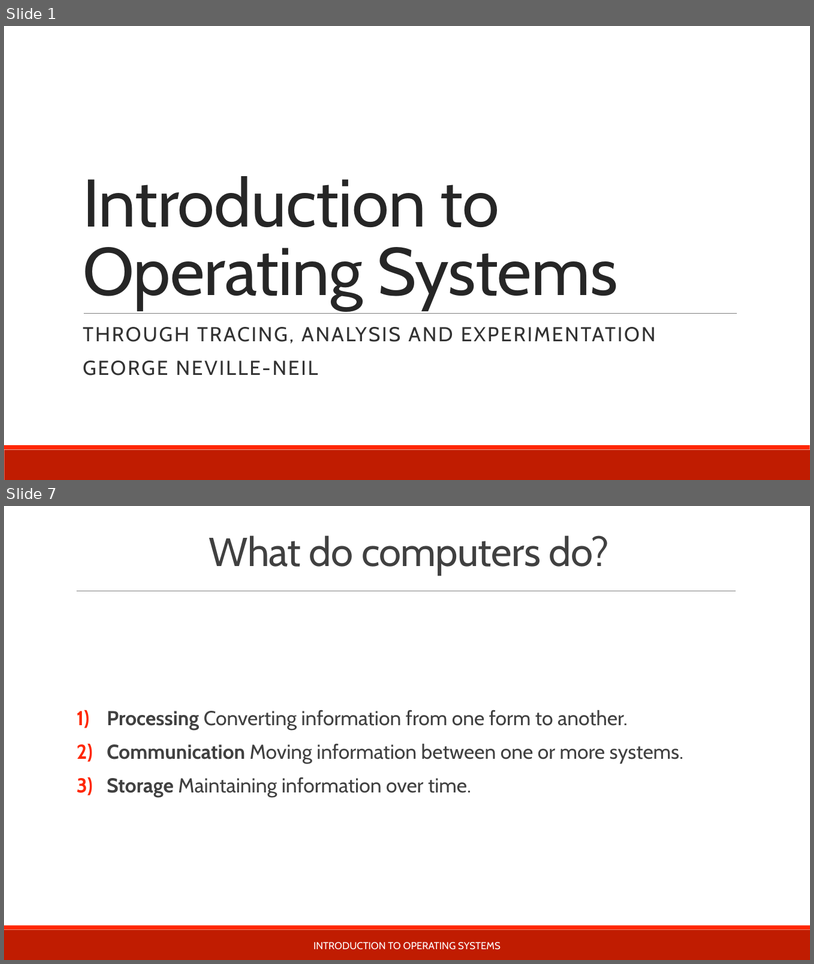
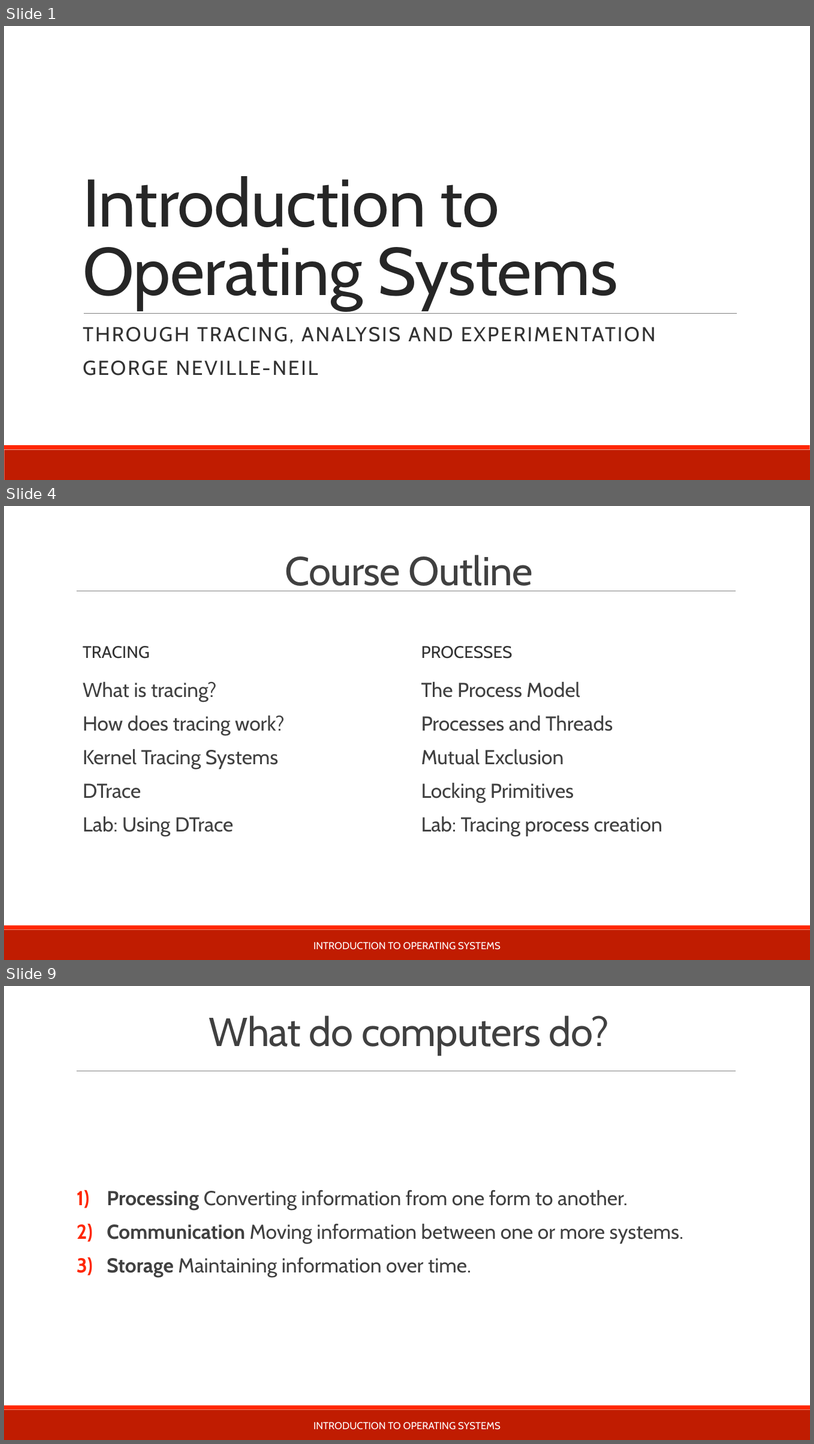
Before and after one commit to teachbsd/course, a slide deck: undergraduate/lectures/introduction.pptx. Shown one above the other, each under a label of ours: slides 1 and 7 before the commit, slides 1, 4 and 9 after it; the slides between them are not shown. The pictures are 814x964 and 814x1444 pixels, drawn with LibreOffice and Linux fonts; fonts in the diff are those of the drawing; background and template pictures are left out. Boxes give left, top, right and bottom in pixels: in the first picture for what was removed or moved away, otherwise in the second. Text is boxed around its words. In the diff, an @@ line names an element or a change of style, - is before the commit and + after.

Commit message:
Complete draft for Darmstadt, Feb 2017 course

```diff
--- a/undergraduate/lectures/introduction.pptx
+++ b/undergraduate/lectures/introduction.pptx
@@ slide 4 added at (4,506,810,960), background #FFFFFF; not listed: 3 template elements that a slide beside it also shows @@
@@ title added at (285,555,533,591), 48 pt, text #404040 @@
+Course Outline
@@ text added at (83,646,150,658), 20 pt, text #323232 @@
+TRACING
@@ text added at (422,646,513,658), 20 pt, text #323232 @@
+PROCESSES
@@ text added at (83,682,285,836), 24 pt, text #404040 @@
+  What is tracing?
+  How does tracing work?
+  Kernel Tracing Systems
+  DTrace
+  Lab: Using DTrace
@@ text added at (422,682,663,836), 24 pt, text #404040 @@
+  The Process Model
+  Processes and Threads
+  Mutual Exclusion
+  Locking Primitives
+  Lab: Tracing process creation
@@ text added at (314,942,501,949), 12 pt, text #FFFFFF @@
+INTRODUCTION TO OPERATING SYSTEMS
@@ what was slide 7 is now slide 9 @@
```
Also in this commit, not shown: 10 slides changed, 1 other slide added, 1 slide removed.
